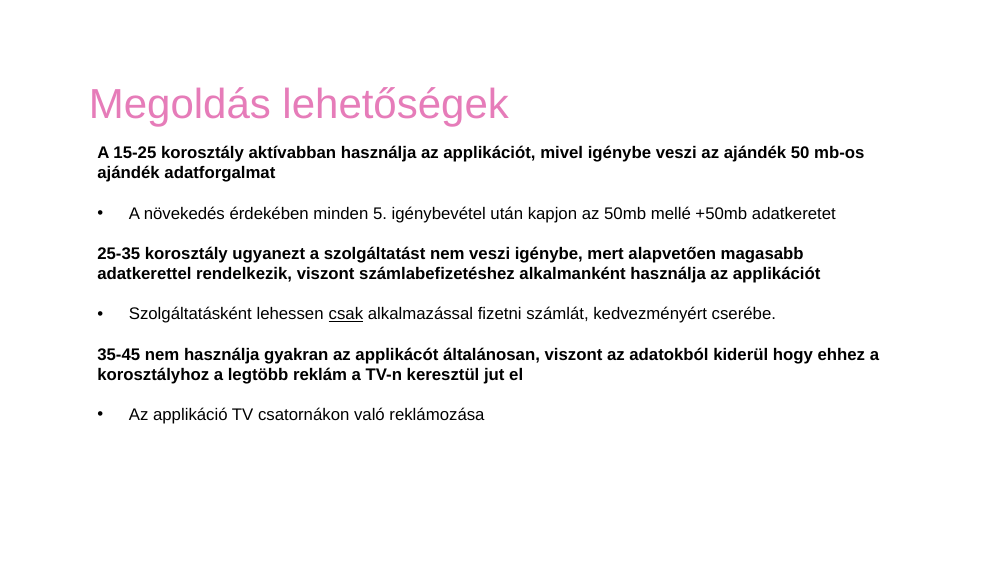
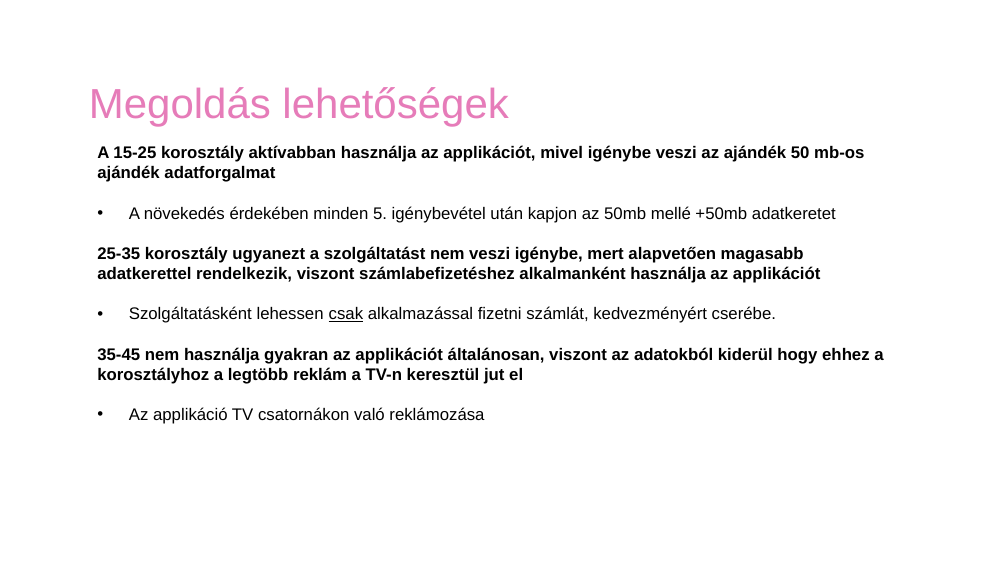
Before and after one commit to bpozsgai9/telekom_data_analyst, a slide deck: slide 18 of 1. Általános problémamegoldás és prezentáció/Scenario_1.pptx. Drawn at 1008x567 pixels with LibreOffice and Linux fonts; fonts in the diff are those of the drawing; background and template pictures are left out. Boxes give left, top, right and bottom in pixels: in the first picture for what was removed or moved away, otherwise in the second. Text is boxed around its words. In the diff, an @@ line names an element or a change of style, - is before the commit and + after.

```diff
--- a/1. Általános problémamegoldás és prezentáció/Scenario_1.pptx
+++ b/1. Általános problémamegoldás és prezentáció/Scenario_1.pptx
@@ text at (97,347,883,384): text changed @@
-35-45 nem használja gyakran az applikácót általánosan, viszont az adatokból kiderül hogy ehhez a korosztályhoz a legtöbb reklám a TV-n keresztül jut el
+35-45 nem használja gyakran az applikációt általánosan, viszont az adatokból kiderül hogy ehhez a korosztályhoz a legtöbb reklám a TV-n keresztül jut el
```
Also in this commit, not shown: 2 other slides changed, 5 other files.
